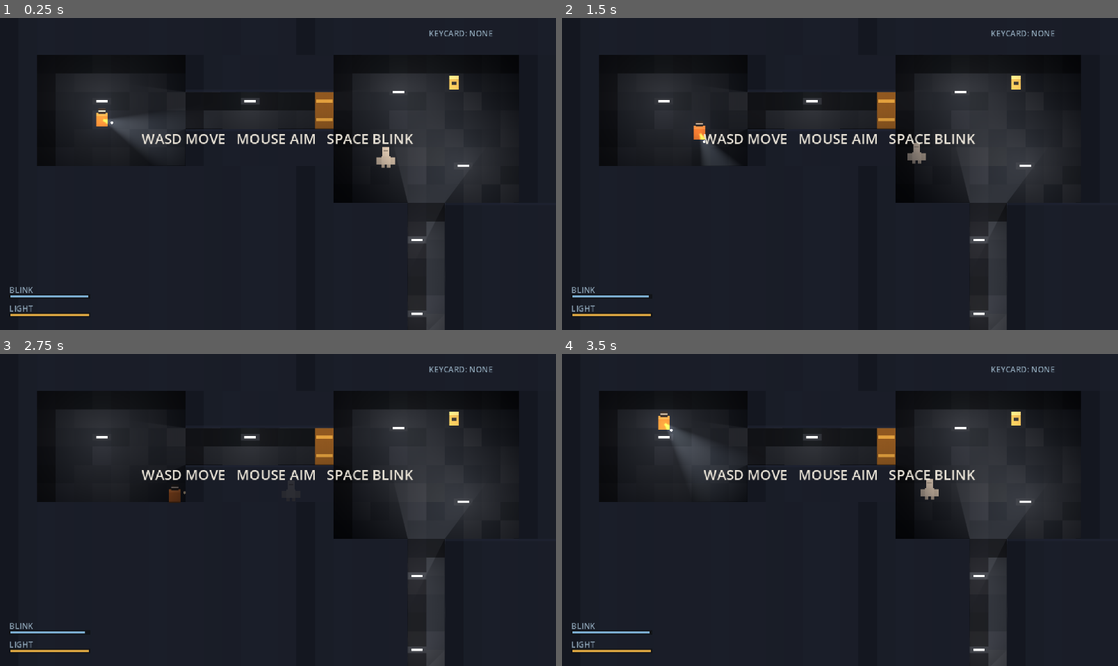
Above: before the commit, frames 1-4 (two rows, left to right).
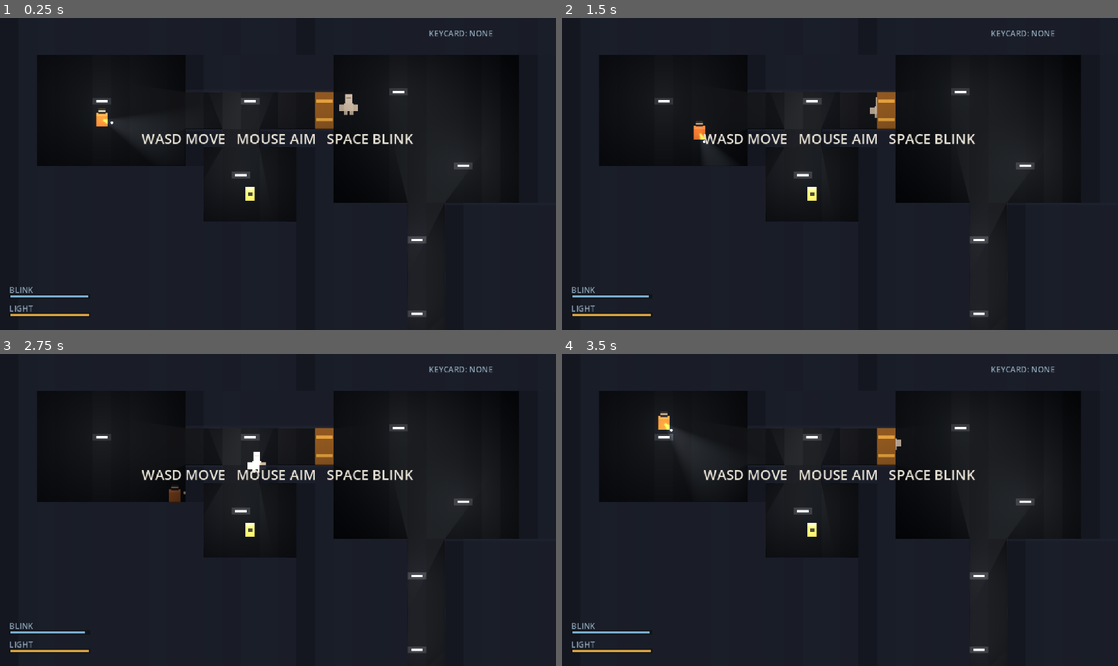
Above: after the commit, the same moments.

Repository: Miyazawai/scp-cb-2d
Game: Godot game, scene res://main.tscn
Two runs of this game, one before a commit and one after it. Both use one fixed random seed, a clock stepped at 60 frames per second and the inputs below.
Inputs (mouse positions are in pixels of both pictures, inside the frame that each line leads up to):
- Up to frame 1 (0.25 s): no input
- Up to frame 2 (1.5 s): tap Enter at 0.5 s; move the mouse to (962, 158) at 0.52 s; hold D 0.53-1.28 s; tap R at 0.6 s; tap Space at 0.77 s; move the mouse to (728, 189) at 1.27 s; hold S from 1.28 s (still down); tap Shift at 1.35 s
- Up to frame 3 (2.75 s): tap Space at 1.52 s; move the mouse to (333, 441) at 2.02 s; release S at 2.03 s; hold D from 2.03 s (still down); hold F from 2.03 s (still down)
- Up to frame 4 (3.5 s): move the mouse to (812, 572) at 2.77 s; release D at 2.78 s; release F at 2.78 s; hold W from 2.78 s (still down); tap R at 2.85 s; tap Space at 3.02 s

The runs differ from the first frame. In frame 1, 4.7% of the frame differs, in the area x 13-87%, y 17-100%; in frame 2, 4.1%; in frame 3, 4.1%; in frame 4, 4.9%.

Commit message:
fix: put the keycard in a reachable side room (door no longer gates its own key)

Diff:
--- a/scripts/main.gd
+++ b/scripts/main.gd
@@ -51,7 +51,9 @@
 		grid.append(row)
 	_carve(2, 2, 9, 7)      # A: start room
 	_carve(10, 4, 17, 5)    # corridor 1
-	_carve(18, 2, 27, 9)    # B: keycard + 173
+	_carve(12, 6, 13, 6)    # connector down
+	_carve(11, 7, 15, 10)   # side room (keycard)
+	_carve(18, 2, 27, 9)    # B: 173 past the door
 	_carve(22, 10, 23, 17)  # corridor 2
 	_carve(16, 18, 29, 23)  # C: exit room
 	grid[4][17] = "D"
@@ -140,17 +142,18 @@
 	var root := Node2D.new()
 	root.name = "Floor"
 	add_child(root)
-	var rects := [
-		Rect2(2 * TILE, 2 * TILE, 8 * TILE, 6 * TILE),
-		Rect2(10 * TILE, 4 * TILE, 8 * TILE, 2 * TILE),
-		Rect2(18 * TILE, 2 * TILE, 10 * TILE, 8 * TILE),
-		Rect2(22 * TILE, 10 * TILE, 2 * TILE, 8 * TILE),
-		Rect2(16 * TILE, 18 * TILE, 14 * TILE, 6 * TILE),
-	]
-	for r in rects:
-		root.add_child(_quad(r, tex, Color.WHITE, -2))
-
-	# exit pad
+	for y in MAP_H:
+		var x := 0
+		while x < MAP_W:
+			if grid[y][x] != "#":
+				var x0 := x
+				while x < MAP_W and grid[y][x] != "#":
+					x += 1
+				var rect := Rect2(x0 * TILE, y * TILE, (x - x0) * TILE, TILE)
+				root.add_child(_quad(rect, tex, Color.WHITE, -2))
+			else:
+				x += 1
+
 	var exit_pad := _quad(Rect2(28 * TILE, 18 * TILE, 2 * TILE, 6 * TILE), tex, Color("2e6b3c"), -1, false)
 	root.add_child(exit_pad)
 	exit_zone = Rect2(28 * TILE, 18 * TILE, 2 * TILE, 6 * TILE)
@@ -255,6 +258,7 @@
 	var tex := _radial_texture(128, 1.5)
 	var spots := [
 		Vector2(5.5 * TILE, 4.5 * TILE), Vector2(13.5 * TILE, 4.5 * TILE),
+		Vector2(13.0 * TILE, 8.5 * TILE),
 		Vector2(21.5 * TILE, 4.0 * TILE), Vector2(25.0 * TILE, 8.0 * TILE),
 		Vector2(22.5 * TILE, 12.0 * TILE), Vector2(22.5 * TILE, 16.0 * TILE),
 		Vector2(20.0 * TILE, 20.0 * TILE), Vector2(26.5 * TILE, 21.5 * TILE),
@@ -319,12 +323,12 @@
 	scp = Node2D.new()
 	scp.name = "SCP-173"
 	scp.set_script(preload("res://scripts/scp173.gd"))
-	scp.position = Vector2(21 * TILE + 8, 7 * TILE + 8)
+	scp.position = Vector2(19 * TILE + 8, 4 * TILE + 8)
 	add_child(scp)
 	scp.setup(player)
 
 func _spawn_card() -> void:
-	card_pos = Vector2(24 * TILE + 8, 3 * TILE + 8)
+	card_pos = Vector2(13 * TILE + 8, 9 * TILE + 8)
 	card_node = Node2D.new()
 	card_node.name = "Keycard"
 	card_node.set_script(preload("res://scripts/keycard.gd"))
Binary file changed: docs/images/demo.png
Binary file added: docs/images/encounter.png
Not shown, changed: README.md
